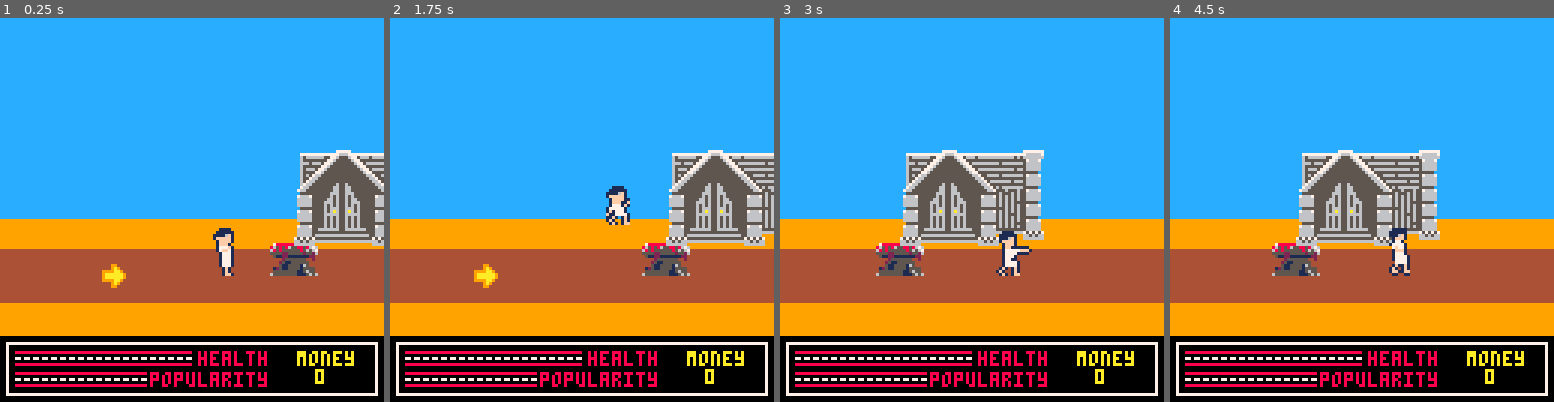
Above: before the commit, frames 1-4 (left to right).
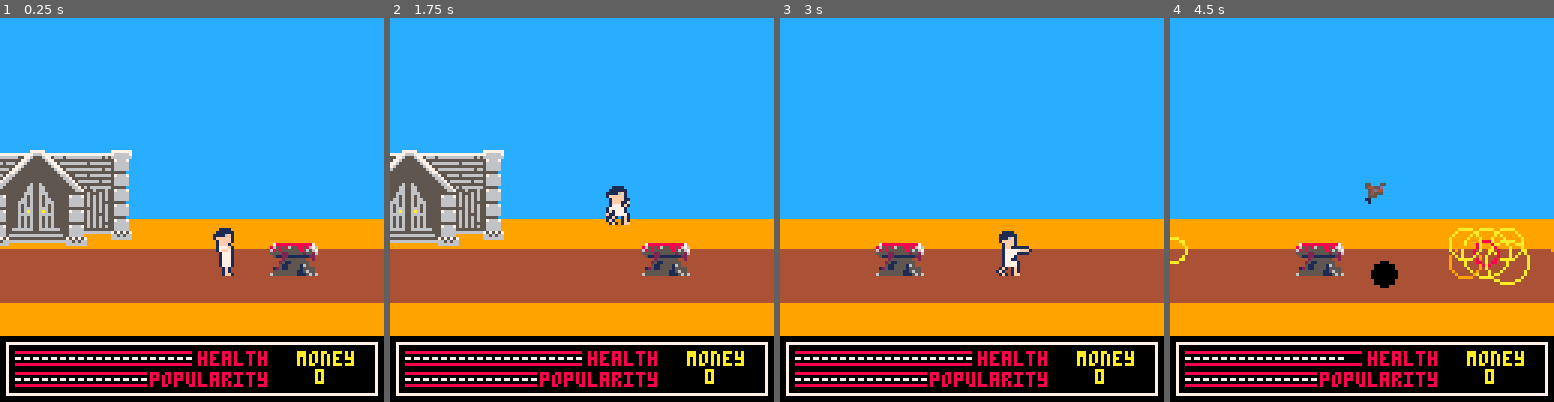
Above: after the commit, the same moments.

Repository: Rombusevil/ld43-the-altar-of-sacrifice
Game: PICO-8 cartridge ld43.p8
The game is run twice, just before and just after one commit, with the same random seed, the same clock (stepped at 60 frames per second) and the same inputs.
Inputs (mouse positions are in pixels of both pictures, inside the frame that each line leads up to):
- Up to frame 1 (0.25 s): no input
- Up to frame 2 (1.75 s): tap X (X key) at 0.33, 1.07 s; click (670, 121) at 0.67 s; tap O (Z key) at 0.7, 1.7 s; click (436, 267) at 1.22 s; hold Right from 1.6 s (still down)
- Up to frame 3 (3 s): click (887, 114) at 1.77 s; tap X (X key) at 1.85, 2.97 s; release Right at 2.1 s; tap O (Z key) at 2.1, 2.5, 2.9 s; hold Up 2.15-2.42 s; click (952, 259) at 2.32 s; hold Right from 2.47 s (still down); click (1014, 106) at 2.87 s
- Up to frame 4 (4.5 s): release Right at 3.03 s; hold Left 3.08-3.58 s; tap O (Z key) at 3.3, 3.7, 4.1 s; click (1465, 256) at 3.42 s; click (1231, 102) at 3.97 s; hold Right from 4.02 s (still down); tap X (X key) at 4.08 s

The runs differ from the first frame. In frame 1, 13% of the frame differs, in the area x 0-100%, y 34-71%; in frame 2, 13%; in frame 3, 8.3%; in frame 4, 11%.

Commit message:
added boulders

Diff:
--- a/ld43.p8
+++ b/ld43.p8
@@ -209,6 +209,45 @@
         return true
     end
     return false
+end
+function circle_explo(drawable,updateable)
+	local ex={}
+	ex.circles={}
+	ex.started=false
+	function ex:explode(x,y)
+		ex.started=true
+		add(self.circles,{x=x,y=y,t=0,s=2})
+	end
+	function ex:multiexplode(x,y)
+		ex.started=true
+		local time=0
+		add(self.circles,{x=x,y=y,t=time,s=rnd(2)+1 }) time-=2
+		add(self.circles,{x=x+7,y=y-3,t=time,s=rnd(2)+1}) time-=2
+		add(self.circles,{x=x-7,y=y+3,t=time,s=rnd(2)+1}) time-=2
+		add(self.circles,{x=x,y=y,t=time,s=rnd(2)+1}) time-=2
+		add(self.circles,{x=x+7,y=y+3,t=time,s=rnd(2)+1}) time-=2
+		add(self.circles,{x=x-7,y=y-3,t=time,s=rnd(2)+1}) time-=2
+		add(self.circles,{x=x,y=y,t=time,s=rnd(2)+1}) time-=2
+	end
+	function ex:update()
+		printh("updating explo")
+		if ex.started and #self.circles == 0 then
+			del(drawable, self)
+			del(updateable, self)
+		end
+		for ex in all(self.circles) do
+			ex.t+=ex.s
+			if ex.t >= 20 then
+				del(self.circles, ex)
+			end
+		end
+	end
+	function ex:draw()
+		for ex in all(self.circles) do
+			circ(ex.x,ex.y,ex.t/2,8+ex.t%3)
+		end
+	end
+	return ex
 end
 
 local tick_dance=0
@@ -405,7 +444,7 @@
         anim_obj:add(5,1,0.01,1,2)
         anim_obj:add(6,1,0.01,1,2)
         anim_obj:add(7,1,0.5,2,2,true, function() e.shooting=false end)
-        e:setpos(100,y)
+        e:setpos(x,y)
         e:set_anim(2)
         local bounds_obj=bbox(8,16)
         e:set_bounds(bounds_obj)
@@ -587,6 +626,7 @@
         local idx=flr(rnd(4))+1
         function e:update()
             if collides(self,self.h) and btnp(2) then
+                sfx(8)
             end
         end
         function e:draw()
@@ -693,15 +733,63 @@
         end
         return e
     end
-    function boulderrain(parent,hero)
+    function boulderrain(updateables, drawables, boulders,hero)
         local e={}
         e.ticks=1
-        e.threshold=2
+        e.threshold=20
         e.lastpos={}
         e.lastpos.x = 60
         e.lastpos.y = 70
         e.timetick=0
         e.timethreshold=100
+        e.bouldershadow={}
+        function e:newboulder(x,y,spd)
+            local anim_obj=anim()
+            local sprs = {25, 10, 12, 14}
+            local spridx = flr(rnd(3)+1)
+            local w=2
+            local h=2
+            if spridx == 1 then
+                w=1
+                h=1
+            end
+            anim_obj:add(sprs[spridx],1,0.01,w,h)
+            local e1=entity(anim_obj)
+            e1:setpos(x,y)
+            e1:set_anim(1)
+            e1.spd = spd
+            local bounds_obj=bbox(w*8,h*8)
+            e1:set_bounds(bounds_obj)
+            function e1:kill()
+                del(updateables, self)
+                del(drawables, self)
+                del(boulders, self)
+                local ex = circle_explo(drawables, updateables)
+                add(drawables, ex)
+                add(updateables, ex)
+                ex:multiexplode(self.x, self.y)
+            end
+            function e1:update()
+                if collides(hero,self) then
+                    hero:hurt(2)
+                    self:kill()
+                    return
+                end
+                if self.y > 77 then
+                    self:kill()
+                    return
+                end
+                self:sety(self.y+self.spd)
+            end
+            e1._draw=e1.draw
+            function e1:draw()
+                local yy = self.y
+                if (yy < 10) yy = 10
+                circfill(self.x+7, 85, self.y*0.08, 0)
+                self:_draw()
+            end
+            return e1
+        end
         function e:tick(pos)
             self.ticks+=1
             self.lastpos.x=pos.x
@@ -709,7 +797,19 @@
         function e:update()
             self.timetick+=1
             if self.timetick > self.timethreshold then
-                for i=1,15 do
+                for b in all(boulders) do
+                    del(updateables, b)
+                    del(drawables, b)
+                    del(boulders, b)
+                end
+                for i=1,10 do
+                    local xx = (hero.x-100)+rnd(10)+(i*32)
+                    local yy = -22-rnd(32)+10
+                    local spd = 2+rnd(5)
+                    local b = self:newboulder(xx, yy, spd)
+                    add(boulders, b)
+                    add(updateables, b)
+                    add(drawables, b)
                 end
                 self.timetick=0
             end
@@ -727,10 +827,8 @@
         function e:update()
             if collides(hero,self) then
                 if self.flipx then
-                    printh("parando right")
                     hero:doblockright()
                 else
-                    printh("parando left")
                     hero:doblockleft()
                 end
             end
@@ -805,6 +903,9 @@
     mapbuild(level, hero, s, houses,stand)
     local ec = npccreator(victims, houses,pc)
     add(updateables, ec)
+    local boulders = {}
+    local brain = boulderrain(updateables, drawables, boulders, hero)
+    add(updateables, brain)
     add(updateables, hero)
     add(drawables, hero)
     s.update=function()
@@ -1012,306 +1113,10 @@
     end
     return s
 end
-function gfight_state(prev_state,plat_state,text,value,final_b)
-    music(2)
-    local s={}
-    local updateables={}
-    local drawables={}
-    local bullets=plat_state.bullets
-    local h=plat_state.hero
-    local hprevpos={x=h.x, y=h.y}
-    local cambkp={x=plat_state.cam.x, y=plat_state.cam.y}
-    local collideborders=true
-    camera(0,0)
-    plat_state.cam.x=0
-    plat_state.cam.y=0
-    h.x=10
-    if(final_b) plat_state.hero.finalboss=true
-    add(updateables,h)
-    add(drawables,h)
-    function miniboss(x,y,ebullets)
-        local anim_obj=anim()
-        local bounds_obj=bbox(16,16)
-        if final_b then
-            anim_obj:add(167,2,0.2,3,3)
-            bounds_obj=bbox(24,24)
-        else
-            anim_obj:add(12,2,0.2,2,2)
-        end
-        local e=entity(anim_obj)
-        e:setpos(x,y)
-        e:set_anim(1)
-        e.health=20
-        if(final_b) e.health=30
-        e:set_bounds(bounds_obj)
-        function e:hurt(dmg)
-            self:flicker(10)
-            self.health-=dmg
-            sfx(11)
-            if self.health <= 0 then
-                if final_b then
-                    curstate=win_state()
-                else
-                    sfx(12)
-                    local mstate=memory_state(prev_state, text, value)
-                    goback(mstate)
-                end
-            end
-        end
-        function bul(x,y, bullets)
-            local anim_obj=anim()
-            anim_obj:add(44,2,0.2,1,1)
-            local e=entity(anim_obj)
-            e:setpos(x,y)
-            e:set_anim(1)
-            local bounds_obj=bbox(8,8,0,0,4,4)
-            e:set_bounds(bounds_obj)
-            e.spd=1.8
-            e.tick=0
-            e.middle=y
-            e.dmg=3
-            function e:update()
-                self.tick+=0.05
-                self:setx(self.x-self.spd)
-                self:sety( sin(self.tick) *10 + self.middle+flr(rnd(3)))
-            end
-            function e:kill()
-                del(bullets,self)
-            end
-            return e
-        end
-        e.tick=0
-        e.bulltick=0
-        function e:update()
-            local spdt=0.01
-            self.tick+=spdt
-            self:sety( sin(self.tick) *20 + 50)
-            if(final_b) self:setx( self.x + sin(self.tick) )
-            if flr(sin(self.tick)) % 2 == 0 then
-                if self.bulltick < 100  then
-                    self.bulltick+=0.5
-                    if(self.bulltick % 10 == 0) add(ebullets, bul(self.x, self.y, ebullets)) sfx(10)
-                end
-            else
-                self.bulltick=0
-            end
-        end
-        return e
-    end
-    function goback(prev_state)
-        collideborders=false
-        plat_state.cam.x=cambkp.x
-        plat_state.cam.y=cambkp.y
-        plat_state.hero:setx(hprevpos.x)
-        plat_state.hero:sety(hprevpos.y)
-        curstate=prev_state
-    end
-    local ebullets={}
-    local xx=109
-    if(final_b) xx=105
-    local ghost=miniboss(xx, 60, ebullets)
-    add(updateables, ghost)
-    add(drawables, ghost)
-    s.update=function()
-        for u in all(updateables) do
-            u:update()
-        end
-        plat_state.updateblts(bullets, {ghost}, false)
-        plat_state.updateblts(ebullets, {h}, false)
-        if(collides(h,ghost)) h:hurt(6)
-        if(not collideborders) return
-        if(h.x < 1) h:setx(1)
-        if(h.x >118) h:setx(118)
-    end
-    s.draw=function()
-        cls()
-        fillp(0b0000001010000000)
-        rectfill(0,0,127,127, 13)
-        fillp(0)
-        rectfill(0,70,127,127, 6)
-        for d in all(drawables) do
-            d:draw()
-        end
-        for d in all(bullets) do
-            d:draw()
-        end
-        for d in all(ebullets) do
-            d:draw()
-        end
-        plat_state.drawhud()
-        local xx=44
-        rectfill(xx,25,  xx+(ghost.health*2),28, 9)
-        rectfill(xx,26,  xx+(ghost.health*2),27, 8)
-    end
-    return s
-end
-function memory_state(plat_state, msg, value)
-    music(1)
-    local s={}
-    local ents={}
-    local h=plat_state.hero
-    local timeout=0
-    function arrow()
-        local e={}
-        e.positions={}
-        add(e.positions, {x=20  -2, y=88})
-        add(e.positions, {x=49  -2, y=88})
-        add(e.positions, {x=78  -2, y=88})
-        add(e.positions, {x=107 -2, y=88})
-        e.posidx=1
-        function e:update()
-            if btnp(0) and self.posidx > 1 then
-                self.posidx-=1
-                sfx(3)
-            elseif btnp(1) and self.posidx <= #self.positions-1 then
-                self.posidx+=1
-                sfx(3)
-            end
-        end
-        function e:draw()
-            local p=self.positions[self.posidx]
-            spr(10, p.x, p.y)
-        end
-        return e
-    end
-    camera(0,0)
-    local txt={}
-    add(txt, tutils({text=msg,centerx=false, x=20,y=8,fg=7,bg=0,bordered=false,shadowed=true,sh=2}))
-    local yy=40
-    add(txt, tutils({text="would you like to save this",centerx=true,y=yy,fg=7,bg=0})) yy+=8
-    add(txt, tutils({text="memory?",centerx=true,y=yy,fg=7,bg=0}))
-    local pressx=tutils({text="❎ to choose", blink=true, on_time=15, centerx=true,y=110,fg=7,bg=1,shadowed=true, sh=6})
-    local arrchoose=tutils({text="arrows to choose", blink=true, on_time=15, centerx=true,y=110,fg=7,bg=1,shadowed=true, sh=6})
-    local memorized=tutils({text="memorized!",centerx=true,centery=true,fg=7,bg=13, bordered=true})
-    local overwrite=tutils({text="overwrite memory?",centerx=true,y=50,fg=7,bg=13, bordered=true})
-    local ar=arrow(20, 86)
-    add(ents, ar)
-    local valuestored=false
-    local valueoverwrite=false
-    local tick=0
-    local pendingval=""
-    local fuse=true
-    s.update=function()
-        if(valuestored or valueoverwrite) return
-        timeout+=1
-        for u in all(ents) do
-            u:update()
-        end
-        if timeout > 30 and (btnp(4) or btnp(5)) then
-            sfx(5)
-            if(ar.posidx==4) curstate=plat_state return
-            if h.memslots[ar.posidx] == "empty" then
-                h.memslots[ar.posidx] = value
-                valuestored=true
-            else
-                pendingval=value
-                valueoverwrite=true
-            end
-        end
-        if timeout > 30 and fuse then
-            fuse=false
-            add(txt, pressx)
-        end
-    end
-    s.draw=function()
-        cls()
-        rectfill(0,0,127,127, 1)
-        if not valuestored and not valueoverwrite then
-            local sx = 10
-            local yy = 60
-            local tw = 24
-            local sp = 5
-            for i=1,4 do
-                local slottxt="slot "..i;
-                local c=5
-                local to=0
-                if(h.memslots[i] != "empty") c=8
-                if i == 4 then
-                    slottxt="no"
-                    c=6
-                    to=8
-                end
-                rectfill(sx,yy, sx+tw, yy+tw, c)
-                print(slottxt, sx+1+to, yy+8, 7)
-                sx+=tw+sp
-            end
-            for d in all(ents) do
-                d:draw()
-            end
-            for d in all(txt) do
-                d:draw()
-            end
-        elseif valuestored then
-            memorized:draw()
-            tick+=1
-            if(tick > 30) curstate=plat_state
-        elseif valueoverwrite then
-            overwrite:draw()
-            arrchoose:draw()
-            spr(27, 15,64)
-            spr(11, 104,64)
-            print("yes              no",25,65,7)
-            if btnp(0) then
-                sfx(5)
-                valueoverwrite=false
-                valuestored=true
-                h.memslots[ar.posidx] = pendingval
-            elseif btnp(1) then
-                sfx(5)
-                valueoverwrite=false
-            end
-        end
-    end
-    return s
-end
+-- <*gfight_state.lua
+-- <*memory_state.lua
 
-function vertigo_state(prev_state, plat_state)
-    music(-1)
-    local s={}
-    local ctr=0
-    local prevctr=0
-    local pat1=0b0001000000000000
-    local pat2=0b1111110111111111
-    local pat=pat1
-    camera(0,0)
-    sfx(9)
-    local texts={}
-    local yy=2
-    add(texts,tutils({text="you're back billy!",    centerx=true, y=yy, fg=7, bg=2, sh=3, shadowed=true}))yy+=10
-    add(texts,tutils({text="i've killed you once",  centerx=true, y=yy, fg=7, bg=2, sh=3, shadowed=true}))yy+=10
-    add(texts,tutils({text="i'll kill you twice!!", centerx=true, y=yy, fg=7, bg=2, sh=3, shadowed=true}))yy+=10
-    local text=tutils({text="press ❎ to fight", centerx=true, y=110, fg=7, bg=2, sh=3, shadowed=true})
-    s.update=function()
-        ctr+=0.1
-        if( (flr(ctr)%3)==0 )then
-            if ctr-prevctr > 1 then
-                if pat==pat1 then
-                    pat=pat2
-                else
-                    pat=pat1
-                end
-            end
-            prevctr=ctr
-        end
-        if ctr > 2 then
-            if(btn(5)) curstate=gfight_state(prev_state, plat_state,"","",true)
-        end
-    end
-    s.draw=function()
-        cls()
-        local width = sin(ctr)*20+50
-        local height= sin(ctr)*20+50
-        fillp(pat)
-        rectfill(0,0,127,127,2)
-        fillp()
-        sspr(0,8, 8,8, 64-(width/2),64-(height/2), width, height)
-        for t in all(texts) do
-            t:draw()
-        end
-        if(ctr > 2) text:draw()
-    end
-    return s
-end
+-- <*vertigo_state.lua
 --------------------------- end imports
 
 -- to enable mouse support uncomment all of the following commented lines:
@@ -1386,12 +1191,12 @@
 66666660000000000000000000666666600000000000000005865d0600800880000a000000000000000000000000000000000000000000000000000000000000
 40000000000000000000000000000000000000000000000000000000000000000000000000000000000000000000000000000000000000000000000000000000
 0400000eeee000000000000000000000000000000000000000000000000000000000000000000000000000000000000000000000000000000000000000000000
-40eeeeee1e1000000000000000000000000000000000000000000000000000000000000000000000000000000000000000000000000000000000000000000000
-0eeeeeeeeeee00000000000000000000000000000000000000000000000000000000000000000000000000000000000000000000000000000000000000000000
-0eeeeeeeeeee00000000000000000000000000000000000000000000000000000000000000000000000000000000000000000000000000000000000000000000
-0eeeeeeeee0000000000000000000000000000000000000000000000000000000000000000000000000000000000000000000000000000000000000000000000
-00eeeeeee00000000000000000000000000000000000000000000000000000000000000000000000000000000000000000000000000000000000000000000000
-00e040e0400000000000000000000000000000000000000000000000000000000000000000000000000000000000000000000000000000000000000000000000
+40eeeeee1e1000000000000000007777070000000000000000000000000000000000000000000000000000000000000000000000000000000000000000000000
+0eeeeeeeeeee00000000000000007777770000000007700000000000000000000000000000000000000000000000000000000000000000000000000000000000
+0eeeeeeeeeee00000000000000777777770777000777777000000000000000000000000000000000000000000000000000000000000000000000000000000000
+0eeeeeeeee0000000000000000777777777777007777777700000000000000000000000000000000000000000000000000000000000000000000000000000000
+00eeeeeee00000000000000007777777777777000000000000000000000000000000000000000000000000000000000000000000000000000000000000000000
+00e040e0400000000000000077777777777777770000000000000000000000000000000000000000000000000000000000000000000000000000000000000000
 000000011bb110000000000000000000000000000000000000000000000000000000000000000000011110000000000000000000000000000000000000000000
 0000001bbbbbb1110000000000000000000000000000000000000000000000000000000000000000266661200000000000000000000000000000000000000000
 000001b33a33bbbb100000000000000000100000000000000000000000000000000000002000600066fff1000000000000000000000000000000000000000000
--- a/main.lua
+++ b/main.lua
@@ -7,6 +7,7 @@
 --<*sff/entity.lua
 --<*sff/tutils.lua
 --<*sff/collision.lua
+--<*sff/explosions.lua
 
 --<*visual.lua
 --<*menu_state.lua
@@ -14,10 +15,10 @@
 --<*platforming_state.lua
 --<*gameover_state.lua
 --<*win_state.lua
---<*gfight_state.lua
---<*memory_state.lua
+-- <*gfight_state.lua
+-- <*memory_state.lua
 
---<*vertigo_state.lua
+-- <*vertigo_state.lua
 --------------------------- end imports
 
 -- to enable mouse support uncomment all of the following commented lines:
--- a/platforming_state.lua
+++ b/platforming_state.lua
@@ -299,8 +299,9 @@
                 -- *************
                 --  enter house
                 -- *************
-                -- sfx(8)
-                -- curstate=gfight_state(s, s, self.housemsg.msg, self.housemsg.value)
+                sfx(8)
+                -- todo: add shopstate
+                --curstate=shop_state()
             end
         end
 
@@ -335,69 +336,6 @@
 
         return e
     end
-
-    --function priest(x,y,hero,enemies,potioncreator)
-    --    local anim_obj=anim()
-    --    local e=entity(anim_obj)
-    --
-    --    y=y+8
-    --    anim_obj:add(119,4,0.2,1,1,true,function() e:set_anim(2) e:sety(e.y-8) e.justborn=10 sfx(7) end)     -- spawn
-    --    anim_obj:add(86,4,0.2,2,2) -- walk
-    --    anim_obj:add(135,6,0.3,1,2,true,function() del(enemies, e) end) -- die
-
-    --    e:setpos(x,y)
-    --    e:set_anim(1)
-    --    e.spd=0.8
-    --    e.justborn=-1 -- throwing a timing before chasing hero after spawn
-    --    e.born=false
-    --    e.dying=false
-    --    e.prevflipx=false
-    --    e.dmg=1
-
-    --    local bounds_obj=bbox(8,8)
-    --    e:set_bounds(bounds_obj)
-    --    -- e.debugbounds=true
-
-    --    sfx(1)
-    --
-    --    function e:update()
-    --        if(self.dying) return
-
-    --        if self.born then
-    --            if self.x > hero.x + 1 then
-    --                if(not self.prevflipx) self:setx(self.x-8)
-    --                self.prevflipx=true
-    --                self.flipx=true
-    --                self:setx(self.x-self.spd)
-    --            elseif self.x < hero.x-8 then
-    --                self.prevflipx=false
-    --                self.flipx=false
-    --                self:setx(self.x+self.spd)
-    --            else
-    --                hero:hurt(self.dmg)
-    --            end
-    --        elseif self.justborn != -1 then
-    --            -- enters here when spawning anim is done
-    --            if self.justborn > 0 then
-    --                self.justborn-=1
-    --            end
-
-    --            if self.justborn == 0 then
-    --                self.born = true
-    --            end
-    --        end
-    --    end
-
-    --    function e:hurt(dmg)
-    --        self.dying = true
-    --        if(self.flipx) self:setx(self.x+8) -- compensate width change
-    --        self:set_anim(3) --die
-    --        potioncreator:tick({x=self.x, y=self.y})
-    --        sfx(6)
-    --    end
-
-    --    return e
-    --end
 
     -- the potioncreator creates a potion every threshold kills of enemies
     function potioncreator(potions)
@@ -537,17 +475,75 @@
         return e
     end
 
-    function boulderrain(parent,hero)
+    function boulderrain(updateables, drawables, boulders,hero)
         local e={}
 
         e.ticks=1
-        e.threshold=2
+        e.threshold=20
         e.lastpos={}
         e.lastpos.x = 60
         e.lastpos.y = 70
 
         e.timetick=0
         e.timethreshold=100
+        e.bouldershadow={}
+        function e:newboulder(x,y,spd)
+            local anim_obj=anim()
+            -- spr: 10,12,14
+            local sprs = {25, 10, 12, 14}
+            local spridx = flr(rnd(3)+1)
+            local w=2
+            local h=2
+            if spridx == 1 then
+                w=1
+                h=1
+            end
+            anim_obj:add(sprs[spridx],1,0.01,w,h)
+
+            local e1=entity(anim_obj)
+            e1:setpos(x,y)
+            e1:set_anim(1)
+            e1.spd = spd
+
+            local bounds_obj=bbox(w*8,h*8)
+            e1:set_bounds(bounds_obj)
+            --e1.debugbounds=true
+
+            function e1:kill()
+                del(updateables, self)
+                del(drawables, self)
+                del(boulders, self)
+                local ex = circle_explo(drawables, updateables)
+                add(drawables, ex)
+                add(updateables, ex)
+                ex:multiexplode(self.x, self.y)
+            end
+
+            function e1:update()
+                if collides(hero,self) then
+                    hero:hurt(2)
+                    self:kill()
+                    return
+                end
+
+                if self.y > 77 then
+                    self:kill()
+                    return
+                end
+
+                self:sety(self.y+self.spd)
+            end
+
+            -- overwrite entity's draw() function
+            e1._draw=e1.draw
+            function e1:draw()
+                local yy = self.y
+                if (yy < 10) yy = 10
+                circfill(self.x+7, 85, self.y*0.08, 0)
+                self:_draw()
+            end
+            return e1
+        end
 
         function e:tick(pos)
             self.ticks+=1
@@ -559,12 +555,22 @@
             self.timetick+=1
 
             if self.timetick > self.timethreshold then
-                for i=1,15 do
-                    -- todo: hacer func boulder()
-                    -- todo: borrar las boulders viejas
-                    -- todo: eliminar las victims muertas
-                    -- add(parent, )
-                end
+                for b in all(boulders) do
+                    del(updateables, b)
+                    del(drawables, b)
+                    del(boulders, b)
+                end
+
+                for i=1,10 do
+                    local xx = (hero.x-100)+rnd(10)+(i*32)
+                    local yy = -22-rnd(32)+10
+                    local spd = 2+rnd(5)
+                    local b = self:newboulder(xx, yy, spd)
+                    add(boulders, b)
+                    add(updateables, b)
+                    add(drawables, b)
+                end
+
                 self.timetick=0
             end
         end
@@ -586,10 +592,8 @@
         function e:update()
             if collides(hero,self) then
                 if self.flipx then
-                    printh("parando right")
                     hero:doblockright()
                 else
-                    printh("parando left")
                     hero:doblockleft()
                 end
             end
@@ -713,6 +717,13 @@
     add(updateables, ec)
     -- cuando salta hace algo
     -- hero:set_notifyjumpobj(ec)
+
+    local boulders = {}
+    local brain = boulderrain(updateables, drawables, boulders, hero)
+    add(updateables, brain)
+    -- add(updateables, boulders)
+    --add(drawables, boulders)
+
 
     add(updateables, hero)
     add(drawables, hero)
--- a/sff/explosions.lua
+++ b/sff/explosions.lua
@@ -1,13 +1,16 @@
 -- implements updatable and drawable interfaces
-function circle_explo()
+function circle_explo(drawable,updateable)
 	local ex={}
 	ex.circles={}
+	ex.started=false
 
 	function ex:explode(x,y)
+		ex.started=true
 		add(self.circles,{x=x,y=y,t=0,s=2})
 	end
 
 	function ex:multiexplode(x,y)
+		ex.started=true
 		local time=0
 		add(self.circles,{x=x,y=y,t=time,s=rnd(2)+1 }) time-=2
 		add(self.circles,{x=x+7,y=y-3,t=time,s=rnd(2)+1}) time-=2
@@ -20,6 +23,12 @@
 
 	-- call on _update() (clears & updates circles)
 	function ex:update()
+		printh("updating explo")
+		if ex.started and #self.circles == 0 then
+			del(drawable, self)
+			del(updateable, self)
+		end
+
 		for ex in all(self.circles) do
 			ex.t+=ex.s
 			if ex.t >= 20 then
